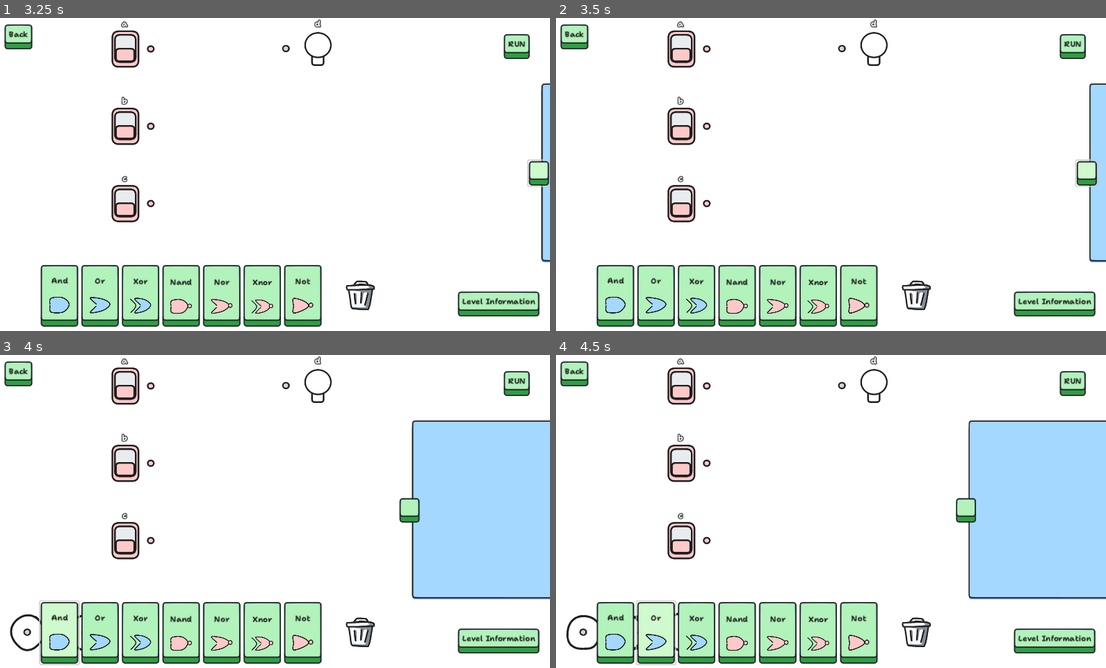
Above: before the commit, frames 1-4 (two rows, left to right).
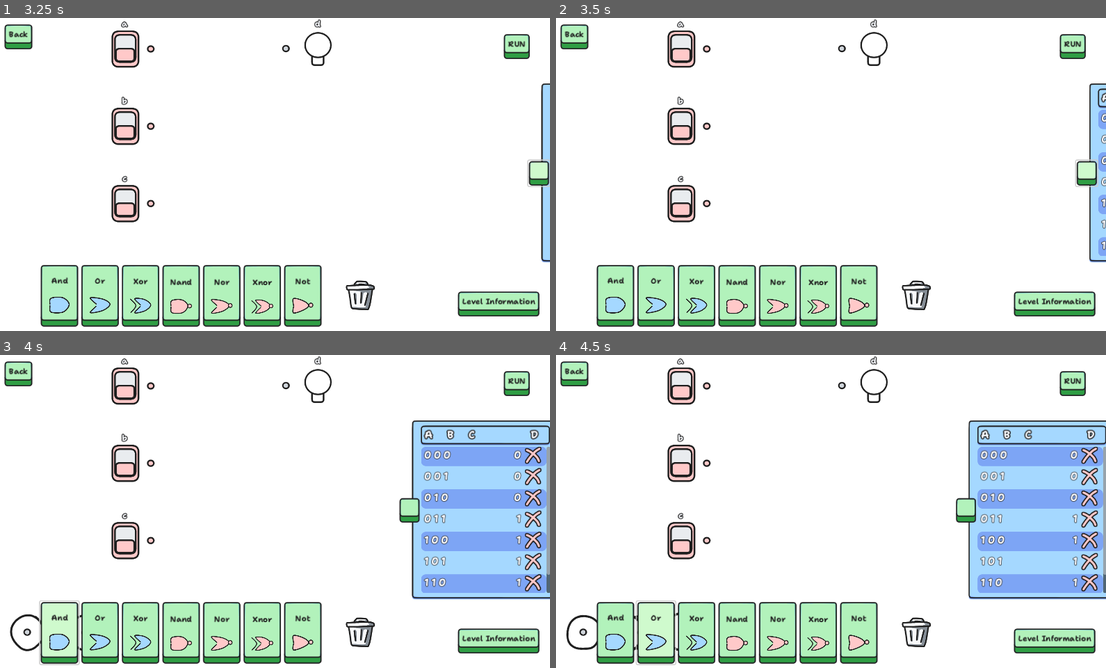
Above: after the commit, the same moments.

Repository: sininen-blue/logic-gate-tesseract
Game: Godot game, scene res://ui/title_page.tscn
The game is run twice, just before and just after one commit, with the same random seed, the same clock (stepped at 60 frames per second) and the same inputs.
Inputs (mouse positions are in pixels of both pictures, inside the frame that each line leads up to):
- Up to frame 1 (3.25 s): click "Play" at 0.5 s; click "Play" at 1.25 s; click (357, 130) at 2 s; click (544, 174) at 2.75 s
- Up to frame 2 (3.5 s): no input
- Up to frame 3 (4 s): click "And" at 3.5 s
- Up to frame 4 (4.5 s): click "Or" at 4.25 s

Frame 1 is identical in both runs. In frame 2, 0.5% of the frame differs, in the area x 98-100%, y 22-76%; in frame 3, 7.1%, in the area x 76-100%, y 22-76%; in frame 4, 7.0%.

Commit message:
truth table row modified to have checks

Diff:
--- a/simulation/side_truth_table.gd
+++ b/simulation/side_truth_table.gd
@@ -1,13 +1,53 @@
 extends Panel
+
+const TRUTH_TABLE_ROW = preload("res://ui/components/truth_table_row.tscn")
+const DARK_PANEL = preload("res://ui/themes/darkPanel.tres")
+const LIGHT_PANEL = preload("res://ui/themes/lightPanel.tres")
 
 var close_pos: Vector2 = Vector2(1141, 135)
 var open_pos: Vector2 = Vector2(867, 135)
 var opened: bool = false
 
 @onready var debounce_timer: Timer = $DebounceTimer
+@onready var truth_table_heading: Panel = $TruthTableHeading
+@onready var truth_table: VBoxContainer = $TruthTableScroll/VBoxContainer
+
 
 func _ready() -> void:
 	self.position = close_pos
+
+	var level_data : Dictionary = DataManager.current_level.data
+
+	var output_count : int = int(level_data["end_count"])
+	var input_count : int = len(level_data["truth_table"][0]) - output_count
+
+	truth_table_heading.clear()
+	var heading_count: int = 0
+	for input in input_count:
+		truth_table_heading.variables += String.chr(65  + heading_count)
+		heading_count += 1
+	for output in output_count:
+		truth_table_heading.outputs += String.chr(65  + heading_count)
+		heading_count += 1
+	truth_table_heading.set_data()
+
+	# remove current data
+	var truth_table_rows: Array[Node] = truth_table.get_children()
+	for row in truth_table_rows:
+		truth_table.remove_child(row)
+
+	var row_count: int = 0
+	for row : String in level_data["truth_table"]:
+		var new_row: Panel = TRUTH_TABLE_ROW.instantiate()
+		new_row.variables = row.left(input_count)
+		new_row.outputs = row.right(output_count)
+
+		if row_count % 2 == 0:
+			new_row.theme = DARK_PANEL
+		else:
+			new_row.theme = LIGHT_PANEL
+		row_count += 1
+		truth_table.add_child(new_row)
 
 
 func _on_handle_button_pressed() -> void:
--- a/simulation/simulation.tscn
+++ b/simulation/simulation.tscn
@@ -6,6 +6,7 @@
 [ext_resource type="Theme" uid="uid://dh7cgp4wswxi3" path="res://ui/themes/lessBold.tres" id="3_caabb"]
 [ext_resource type="Script" path="res://simulation/formula_container.gd" id="3_qlwgx"]
 [ext_resource type="PackedScene" uid="uid://dpd7dfojh77bw" path="res://simulation/formula_label.tscn" id="3_qwkcl"]
+[ext_resource type="PackedScene" uid="uid://0im5s06d6220" path="res://ui/level_select/truth_table_row_no_check.tscn" id="4_4xfkp"]
 [ext_resource type="Texture2D" uid="uid://bakndx3eqlal4" path="res://assets/simulation/and.png" id="5_571u2"]
 [ext_resource type="PackedScene" uid="uid://dttx53vhtgwy1" path="res://ui/level_select/level_info.tscn" id="5_qf11p"]
 [ext_resource type="Texture2D" uid="uid://dth82x8bk4i3n" path="res://assets/simulation/or.png" id="6_6f24j"]
@@ -84,6 +85,31 @@
 wait_time = 0.25
 one_shot = true
 
+[node name="TruthTableHeading" parent="CanvasLayer/UI/SideTruthTable" instance=ExtResource("4_4xfkp")]
+custom_minimum_size = Vector2(200, 40)
+layout_mode = 0
+offset_left = 18.0
+offset_top = 11.0
+offset_right = 286.0
+offset_bottom = 57.0
+
+[node name="TruthTableScroll" type="ScrollContainer" parent="CanvasLayer/UI/SideTruthTable"]
+layout_mode = 1
+anchors_preset = 15
+anchor_right = 1.0
+anchor_bottom = 1.0
+offset_left = 19.0
+offset_top = 55.0
+offset_right = -9.0
+offset_bottom = -18.0
+grow_horizontal = 2
+grow_vertical = 2
+
+[node name="VBoxContainer" type="VBoxContainer" parent="CanvasLayer/UI/SideTruthTable/TruthTableScroll"]
+layout_mode = 2
+size_flags_horizontal = 3
+size_flags_vertical = 3
+
 [node name="FormulaContainer" type="VBoxContainer" parent="CanvasLayer/UI"]
 custom_minimum_size = Vector2(359, 183)
 layout_mode = 0
--- a/ui/components/truth_table_row.gd
+++ b/ui/components/truth_table_row.gd
@@ -1,18 +1,50 @@
 extends Panel
+
+const CHECK = preload("res://assets/UI/icons/check.png")
+const WRONG = preload("res://assets/UI/icons/wrong.png")
+
+@export var checked: bool = true:
+	set(new_value):
+		checked = new_value
+		if checked:
+			sprite_rect.texture = CHECK
+		else:
+			sprite_rect.texture = WRONG
 
 var variables: String = ""
 var outputs: String = ""
-var correct: bool = false
 
-@onready var variables_label: Label = $VariablesLabel
-@onready var output_label: Label = $OutputLabel
-@onready var icon: Sprite2D = $SpriteControl/Icon
+@onready var data_container: HBoxContainer = $DataContainer
+@onready var sprite_rect: TextureRect = TextureRect.new()
 
 func _ready() -> void:
-	variables_label.text = variables
-	output_label.text = outputs
+	checked = false
+	set_data()
 
-	if correct:
-		icon.texture = preload("res://assets/UI/icons/check.png")
-	else:
-		icon.texture = preload("res://assets/UI/icons/wrong.png")
+
+func set_data() -> void:
+	for variable in variables:
+		var new_label: Label = Label.new()
+		new_label.text = variable
+		data_container.add_child(new_label)
+
+	var spacer: Control = Control.new()
+	spacer.size_flags_horizontal = Control.SIZE_EXPAND
+	data_container.add_child(spacer)
+
+	for output in outputs:
+		var new_label: Label = Label.new()
+		new_label.text = output
+		data_container.add_child(new_label)
+
+	sprite_rect.size = Vector2(30, 30)
+	data_container.add_child(sprite_rect)
+
+
+func clear() -> void:
+	variables = ""
+	outputs = ""
+	var children: Array[Node] = data_container.get_children()
+	for child in children:
+		data_container.remove_child(child)
+		child.queue_free()
--- a/ui/components/truth_table_row.tscn
+++ b/ui/components/truth_table_row.tscn
@@ -1,58 +1,21 @@
-[gd_scene load_steps=4 format=3 uid="uid://57o5uax0nrfc"]
+[gd_scene load_steps=3 format=3 uid="uid://57o5uax0nrfc"]
 
 [ext_resource type="Script" path="res://ui/components/truth_table_row.gd" id="1_2kjam"]
-[ext_resource type="FontFile" uid="uid://d3ya2ni4d4nbf" path="res://assets/UI/font/Static/Shantell_Sans-Normal-Bold.otf" id="1_md0bv"]
-[ext_resource type="Texture2D" uid="uid://ocj6bmrft80d" path="res://assets/UI/icons/check.png" id="2_8tb15"]
+[ext_resource type="Theme" uid="uid://dh7cgp4wswxi3" path="res://ui/themes/lessBold.tres" id="1_xi8tv"]
 
 [node name="TruthTableRow" type="Panel"]
 custom_minimum_size = Vector2(200, 40)
+theme = ExtResource("1_xi8tv")
 script = ExtResource("1_2kjam")
 
-[node name="VariablesLabel" type="Label" parent="."]
+[node name="DataContainer" type="HBoxContainer" parent="."]
 layout_mode = 1
 anchors_preset = 15
 anchor_right = 1.0
 anchor_bottom = 1.0
-offset_left = 8.0
-offset_right = -96.0
-offset_bottom = -8.0
+offset_left = 6.0
+offset_top = 5.0
+offset_right = -8.0
+offset_bottom = -12.0
 grow_horizontal = 2
 grow_vertical = 2
-theme_override_fonts/font = ExtResource("1_md0bv")
-text = "11111001010110111010101"
-vertical_alignment = 1
-clip_text = true
-
-[node name="OutputLabel" type="Label" parent="."]
-layout_mode = 1
-anchors_preset = 15
-anchor_right = 1.0
-anchor_bottom = 1.0
-offset_left = 129.0
-offset_right = -42.0
-offset_bottom = -8.0
-grow_horizontal = 2
-grow_vertical = 2
-theme_override_fonts/font = ExtResource("1_md0bv")
-text = "1212"
-horizontal_alignment = 2
-vertical_alignment = 1
-clip_text = true
-
-[node name="SpriteControl" type="Control" parent="."]
-layout_mode = 1
-anchors_preset = 6
-anchor_left = 1.0
-anchor_top = 0.5
-anchor_right = 1.0
-anchor_bottom = 0.5
-offset_left = -40.0
-offset_top = -20.0
-offset_bottom = 12.0
-grow_horizontal = 0
-grow_vertical = 2
-
-[node name="Icon" type="Sprite2D" parent="SpriteControl"]
-position = Vector2(16, 16)
-scale = Vector2(0.7, 0.7)
-texture = ExtResource("2_8tb15")
Not shown: 1 places in simulation/simulation.tscn that only renumber resources
